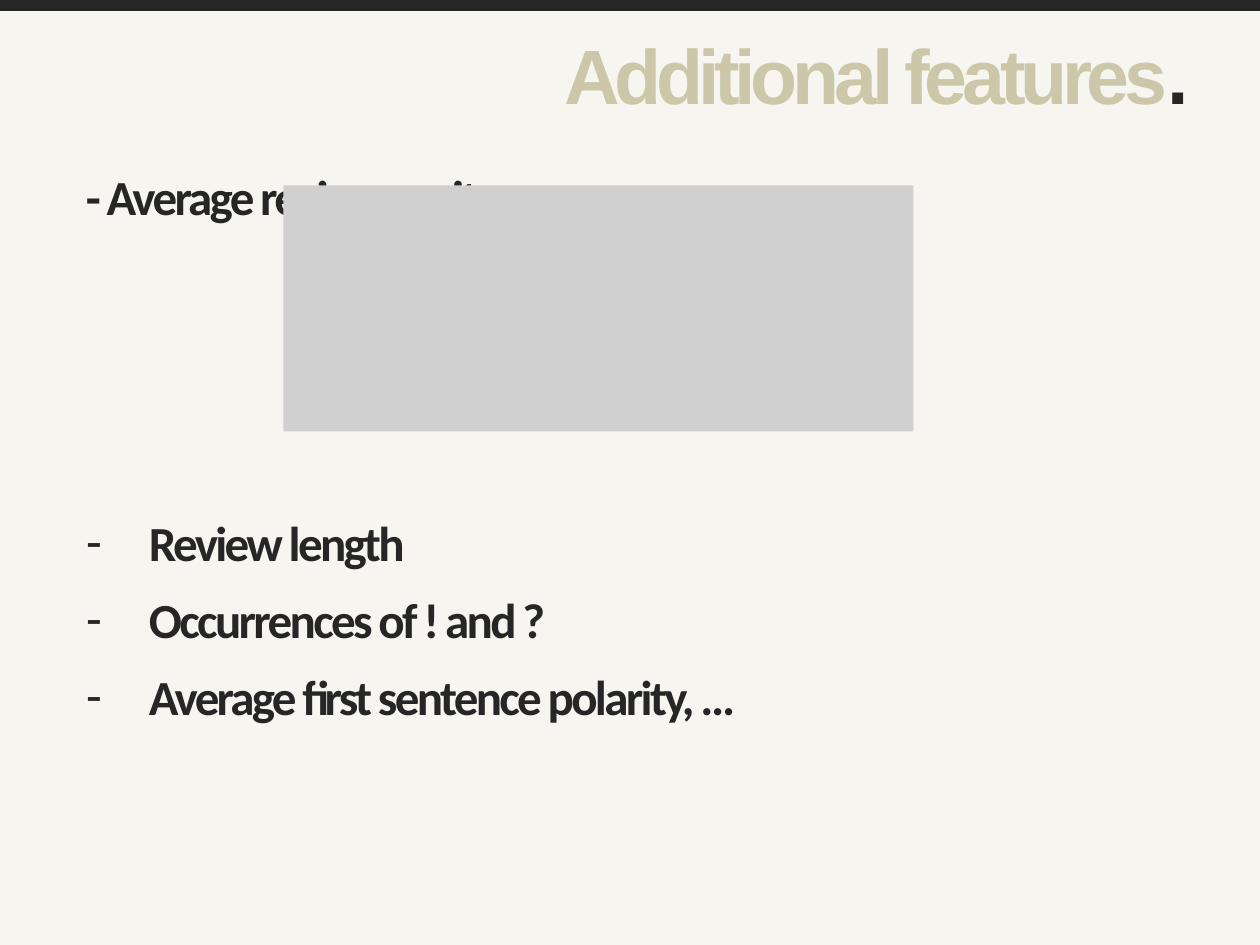
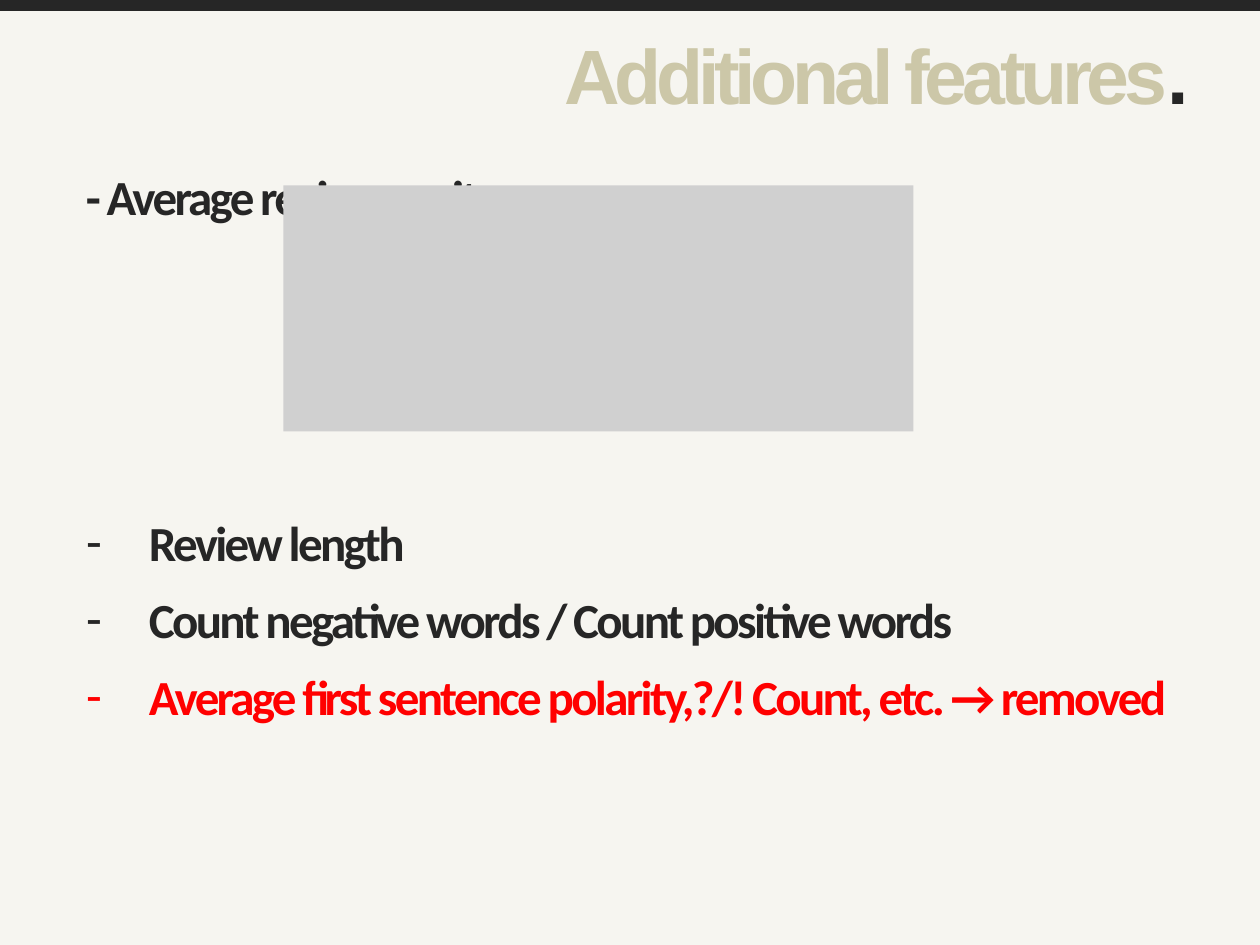
Before and after one commit to hosts1/ch.bfh.bti7535.w2017.rottentomatoes, a slide deck: slide 5 of docs/presentation.pptx. Drawn at 1260x945 pixels with LibreOffice and Linux fonts; fonts in the diff are those of the drawing; grey boxes stand for pictures. Boxes give left, top, right and bottom in pixels: in the first picture for what was removed or moved away, otherwise in the second. Text is boxed around its words. In the diff, an @@ line names an element or a change of style, - is before the commit and + after.

```diff
--- a/docs/presentation.pptx
+++ b/docs/presentation.pptx
@@ text at (x1=149, y1=603, x2=1166, y2=724): text changed; text colour #262626 to #FF0000 @@
-– Occurrences of ! and ?
-– Average first sentence polarity, …
+– Count negative words / Count positive words
+– Average first sentence polarity,?/! Count, etc. → removed
```
Also in this commit, not shown: 1 other slide changed, 1 other file.
